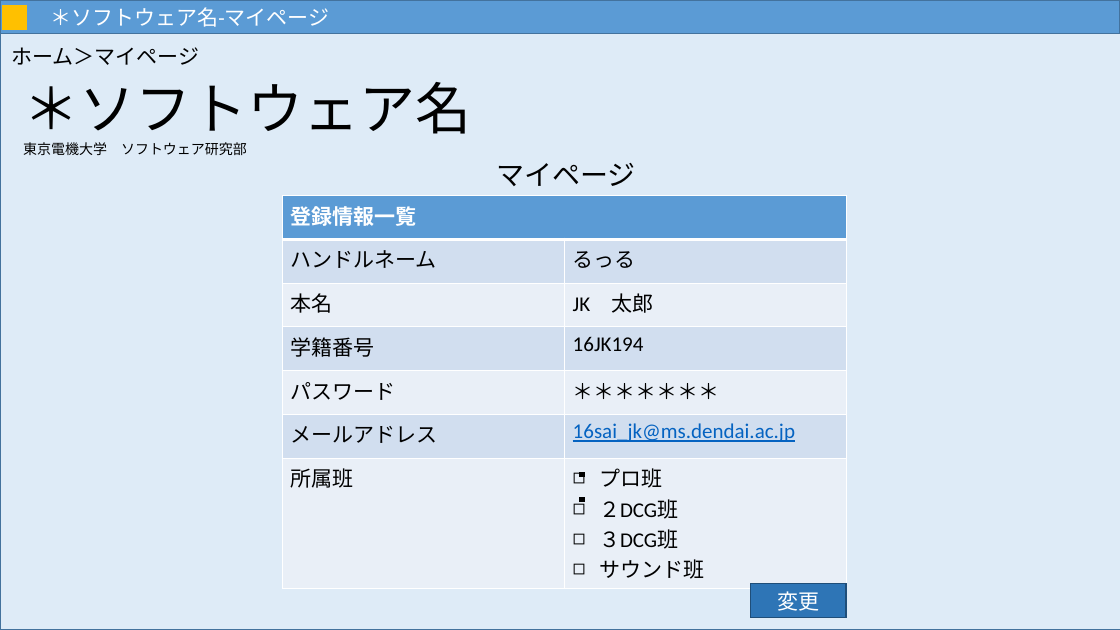
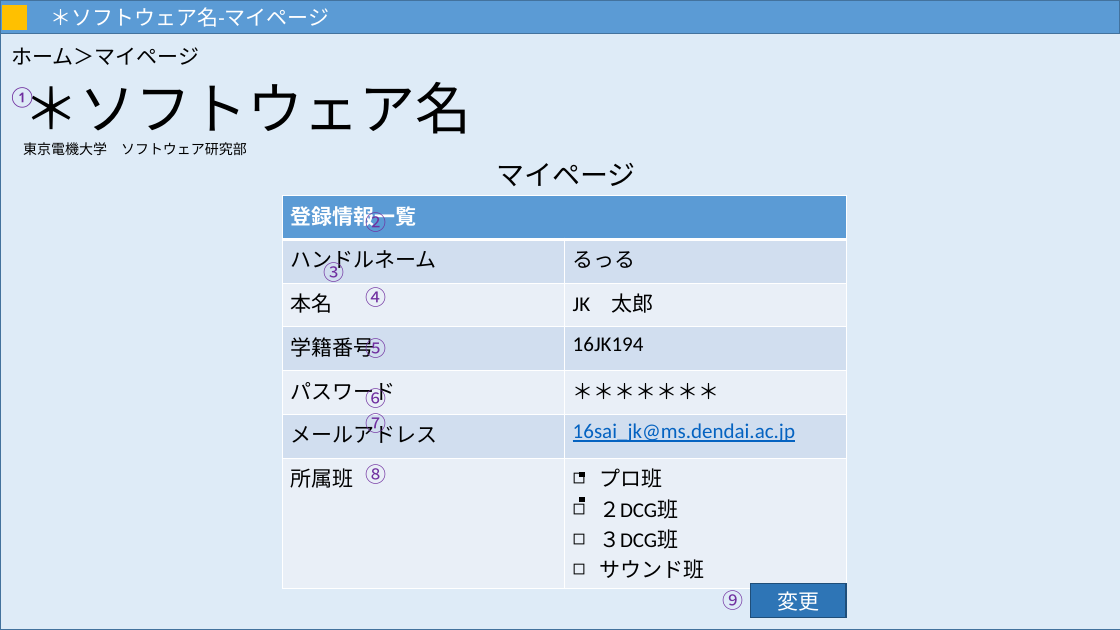
Before and after one commit to MNB-oda/MNB, a slide deck: slide 9 of 提出課題/外部設計書/画面設計.pptx. Drawn at 1120x630 pixels with LibreOffice and Linux fonts; fonts in the diff are those of the drawing. Boxes give left, top, right and bottom in pixels: in the first picture for what was removed or moved away, otherwise in the second. Text is boxed around its words. In the diff, an @@ line names an element or a change of style, - is before the commit and + after.

```diff
--- a/提出課題/外部設計書/画面設計.pptx
+++ b/提出課題/外部設計書/画面設計.pptx
@@ text added at box(8, 87, 743, 610), 18 pt, text #7030A0 @@
+①
+②
+③
+④
+⑤
+⑥
+⑦
+⑧
+⑨
```
Also in this commit, not shown: 5 other slides changed, 1 other file.
